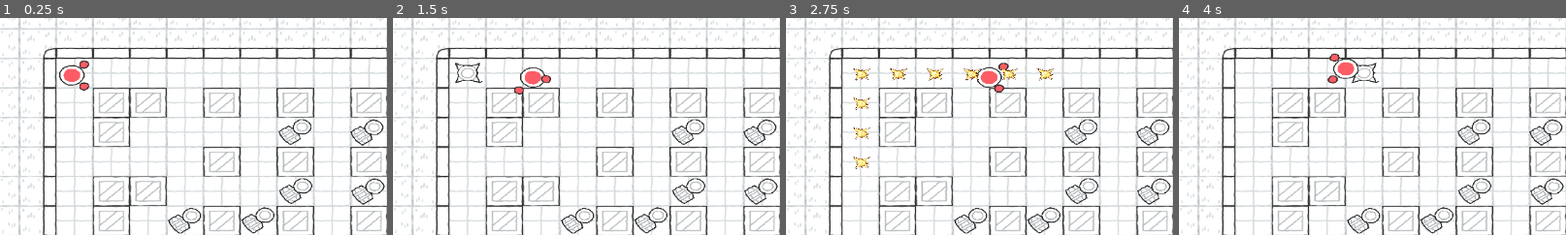
Above: before the commit, frames 1-4 (left to right).
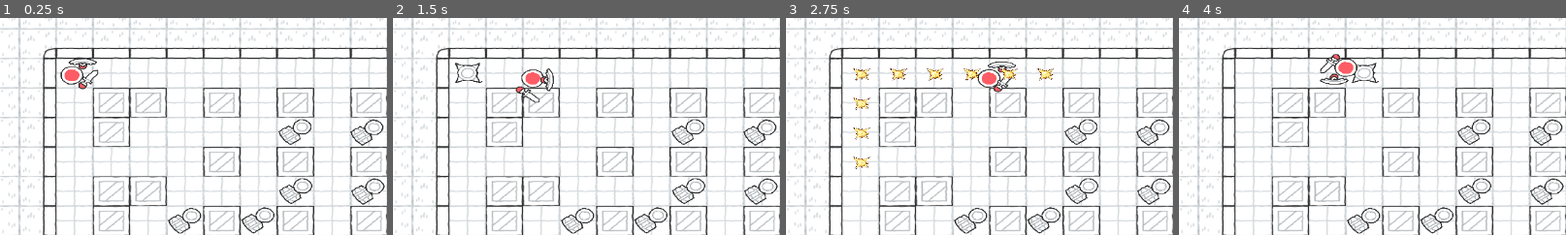
Above: after the commit, the same moments.

Repository: neitmaere/bombknights
Game: Godot game, scene res://scenes/levels/game.tscn
Same seed, same stepped clock (60 frames per second), same inputs: the game is played once before the commit and once after it.
Inputs:
- Up to frame 1 (0.25 s): no input
- Up to frame 2 (1.5 s): tap Enter at 0.5 s; hold D (right) 0.53-1.28 s; tap Space (bomb) at 0.6 s; hold S (down) from 1.28 s (still down); tap Shift (slide) at 1.35 s
- Up to frame 3 (2.75 s): release S (down) at 2.03 s; hold D (right) from 2.03 s (still down); tap Space (bomb) at 2.1 s
- Up to frame 4 (4 s): release D (right) at 2.78 s; hold W (up) 2.78-3.53 s; tap Shift (slide) at 2.85 s; hold A (left) from 3.53 s (still down); tap Space (bomb) at 3.6 s
The pictures show only the part of the screen within x 0-50%, y 0-50%; the shares and areas given below are measured in that part.

The runs differ from the first frame. In frame 1, 0.7% of the frame differs, in the area x 15-26%, y 18-34%; in frame 2, 0.6%; in frame 3, 0.5%; in frame 4, 0.6%.

Commit message:
added weapons

Diff:
--- a/scenes/levels/game.tscn
+++ b/scenes/levels/game.tscn
@@ -67,9 +67,6 @@
 tile_map_data = PackedByteArray("AAD/////AAAJAAQAADD//wAAAAAKAAAAAFD//wEAAAAKAAAAAFD//wIAAAAKAAAAAFD//wMAAAAKAAAAAFD//w …(1904 unchanged characters)…
 tile_set = SubResource("TileSet_tjmvw")
 
-[node name="Character" parent="." instance=ExtResource("1_3s725")]
-position = Vector2(52, 70)
-
 [node name="Barrels" type="Node2D" parent="."]
 
 [node name="Barrel" parent="Barrels" instance=ExtResource("5_c168y")]
@@ -105,5 +102,8 @@
 [node name="Barrel11" parent="Barrels" instance=ExtResource("5_c168y")]
 position = Vector2(673, 1037)
 
+[node name="Character" parent="." instance=ExtResource("1_3s725")]
+position = Vector2(52, 70)
+
 [node name="GameCam" parent="." node_paths=PackedStringArray("tile_map") instance=ExtResource("6_thywv")]
 tile_map = NodePath("../Level/Walls")
--- a/scenes/players/character.tscn
+++ b/scenes/players/character.tscn
@@ -1,8 +1,10 @@
-[gd_scene load_steps=9 format=3 uid="uid://wd1tl2khkiwa"]
+[gd_scene load_steps=11 format=3 uid="uid://wd1tl2khkiwa"]
 
 [ext_resource type="Script" path="res://scenes/players/character.gd" id="1_3u2gt"]
 [ext_resource type="Texture2D" uid="uid://calytggui5kdc" path="res://graphics/characters/red_character.png" id="1_dyoh1"]
 [ext_resource type="Texture2D" uid="uid://6fwt78k7ntg4" path="res://graphics/characters/red_hand.png" id="2_h1lda"]
+[ext_resource type="Texture2D" uid="uid://cy5ceccd7kqgw" path="res://graphics/weapon_sword.png" id="3_s4m1d"]
+[ext_resource type="Texture2D" uid="uid://mbaby6715yrb" path="res://graphics/shield_curved.png" id="5_2164m"]
 
 [sub_resource type="CircleShape2D" id="CircleShape2D_arojo"]
 radius = 43.0
@@ -24,7 +26,7 @@
 tracks/1/type = "value"
 tracks/1/imported = false
 tracks/1/enabled = true
-tracks/1/path = NodePath("RedHandRight:position")
+tracks/1/path = NodePath("RightHand/RedHandRight:position")
 tracks/1/interp = 1
 tracks/1/loop_wrap = true
 tracks/1/keys = {
@@ -54,7 +56,7 @@
 tracks/0/type = "value"
 tracks/0/imported = false
 tracks/0/enabled = true
-tracks/0/path = NodePath("RedHandRight:position")
+tracks/0/path = NodePath("RightHand/RedHandRight:position")
 tracks/0/interp = 1
 tracks/0/loop_wrap = true
 tracks/0/keys = {
@@ -80,7 +82,7 @@
 tracks/0/type = "value"
 tracks/0/imported = false
 tracks/0/enabled = true
-tracks/0/path = NodePath("RedHandRight:position")
+tracks/0/path = NodePath("RightHand/RedHandRight:position")
 tracks/0/interp = 1
 tracks/0/loop_wrap = true
 tracks/0/keys = {
@@ -122,6 +124,7 @@
 }
 
 [node name="Character" type="CharacterBody2D" groups=["Player"]]
+scale = Vector2(0.9, 0.9)
 collision_mask = 22
 script = ExtResource("1_3u2gt")
 slide_speed = 800.0
@@ -132,13 +135,24 @@
 [node name="Sprite2D" type="Sprite2D" parent="."]
 texture = ExtResource("1_dyoh1")
 
-[node name="RedHandRight" type="Sprite2D" parent="."]
+[node name="RightHand" type="Node2D" parent="."]
+
+[node name="RedHandRight" type="Sprite2D" parent="RightHand"]
 position = Vector2(40, 45)
 texture = ExtResource("2_h1lda")
+
+[node name="WeaponSword" type="Sprite2D" parent="RightHand/RedHandRight"]
+position = Vector2(28, -35)
+rotation = 0.671952
+texture = ExtResource("3_s4m1d")
 
 [node name="RedHandLeft" type="Sprite2D" parent="."]
 position = Vector2(40, -45)
 texture = ExtResource("2_h1lda")
+
+[node name="ShieldCurved" type="Sprite2D" parent="RedHandLeft"]
+position = Vector2(0, -13)
+texture = ExtResource("5_2164m")
 
 [node name="AnimationPlayer" type="AnimationPlayer" parent="."]
 libraries = {
Binary file added: graphics/shield_curved.png
Not shown, added: graphics/shield_curved.png.import
Binary file added: graphics/shield_straight.png
Not shown, added: graphics/shield_straight.png.import
Binary file added: graphics/weapon_arrow.png
Not shown, added: graphics/weapon_arrow.png.import
Binary file added: graphics/weapon_axe.png
Not shown, added: graphics/weapon_axe.png.import
Binary file added: graphics/weapon_axe_blades.png
Not shown, added: graphics/weapon_axe_blades.png.import
Binary file added: graphics/weapon_axe_double.png
Not shown, added: graphics/weapon_axe_double.png.import
(and 20 more such lines)
